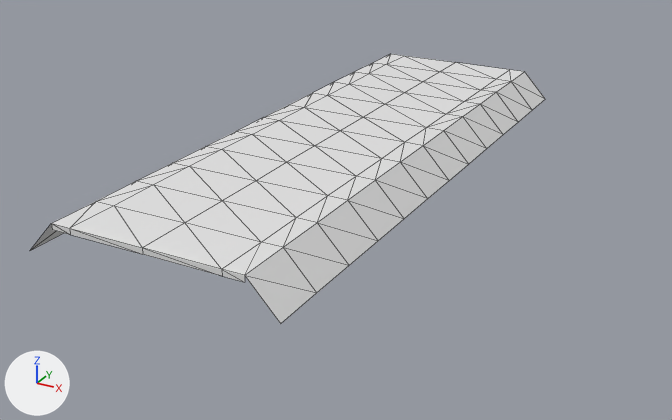
Renders of the OBJ model Resources/Meshes/31m/Ground_Station_Node_Pavement.obj from each side of a commit.
Both versions are drawn from a camera (50 mm lens) standing at (44.5, -81.8, 31.8) and looking at (2.1, -4.7, -6.8). The lights are fixed; the arrows at lower left show +X, +Y and +Z. Mesh edges are drawn as thin lines. Where no turn or scale is listed for an object, it has been applied to the vertices.

The older version as bpy lines, for what is in view:
```python
me_ground_station_node_pavement = bpy.data.meshes.new('Ground_Station_Node_Pavement')
me_ground_station_node_pavement.from_pydata(...)  # 96 vertices, 152 faces; spans x -12.5..12.5, y -32.0..32.0, z -3.2..0.1
ob_ground_station_node_pavement = bpy.data.objects.new('Ground_Station_Node_Pavement', me_ground_station_node_pavement)
ob_ground_station_node_pavement.location = (0.0, 0.0, 0.0)
```
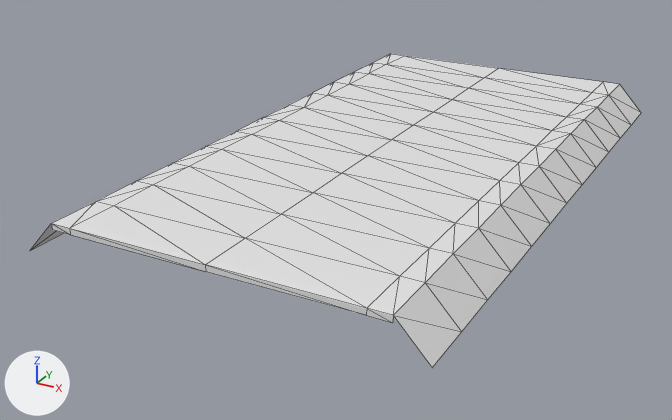
The newer file is also turned or shifted as a whole; pictures and numbers use the older file's frame.

The change, as a diff of the scene's bpy script:
```diff
--- a/Resources/Meshes/31m/Ground_Station_Node_Pavement.obj.py
+++ b/Resources/Meshes/31m/Ground_Station_Node_Pavement.obj.py
@@ me_ground_station_node_pavement @@
 me_ground_station_node_pavement.from_pydata(...)  # 96 vertices, 152 faces; spans x -12.5..12.5, y -32.0..32.0, z -3.2..0.1
 # used by ob_ground_station_node_pavement; location = (0.0, 0.0, 0.0)
+# me_ground_station_node_pavement part 1: all 14 vertices in x 0.0, y -32.0..32.0, z -0.5..0.1 are moved by (6.0, 0.0, 0.0)
+# me_ground_station_node_pavement part 2: all 41 vertices in x 7.5..12.5, y -32.0..32.0, z -3.2..0.1 are moved by (12.0, 0.0, 0.0)
```

What differs and where, as boxes [x1, y1, x2, y2] in the pictures (672 x 420 px; the box of a moved part takes in the faces that stretch with it):
'Ground_Station_Node_Pavement', reshaped (19% wider, 16% taller)
    before: [30, 54, 545, 324]
    after: [30, 54, 641, 368]
part 1 of me_ground_station_node_pavement, moved or reshaped
    before: [74, 56, 510, 276]
    after: [74, 56, 603, 315]
part 2 of me_ground_station_node_pavement, moved or reshaped
    before: [222, 70, 545, 324]
    after: [366, 82, 641, 368]
